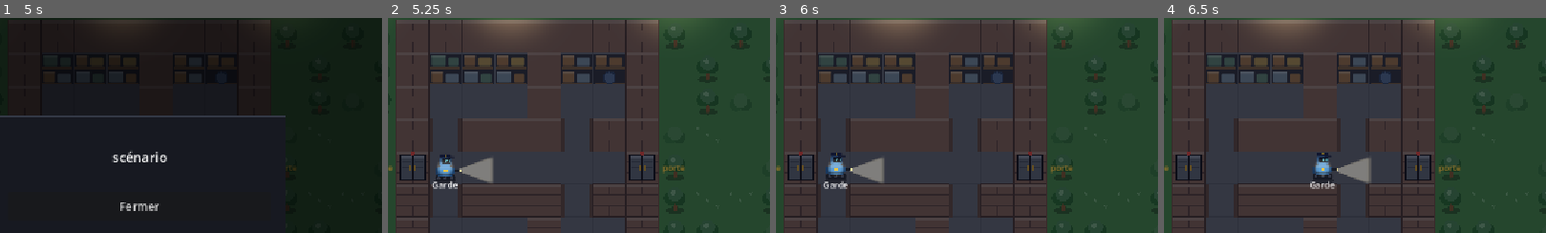
Above: before the commit, frames 1-4 (left to right).
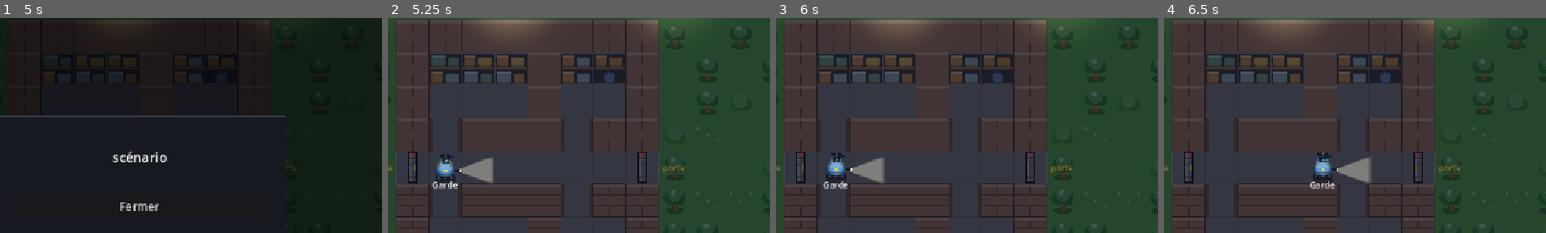
Above: after the commit, the same moments.

Repository: YohanPoirier/jeu_securite
Game: Godot game, scene res://main.tscn
Two runs of this game, one before a commit and one after it. Both use one fixed random seed, a clock stepped at 60 frames per second and the inputs below.
Inputs (mouse positions are % of the whole screen's width and height, from its top left):
- Up to frame 1 (5 s): click "Nouvelle attaque ▾" at 0.5 s; click "Nouvelle attaque ▾" at 1.25 s; click "▶ Lancer" at 2 s; click "■ Arrêter" at 2.75 s; click (46, 95) at 3.52 s; click "▤ Sorties" at 4.25 s
- Up to frame 2 (5.25 s): click "Fermer" at 5 s
- Up to frame 3 (6 s): click "▶ Lancer" at 5.75 s
- Up to frame 4 (6.5 s): no input
The pictures show only the part of the screen within x 32-82%, y 13-63%; the shares and areas given below are measured in that part.

Frame 1 is identical in both runs. In frame 2, 1.1% of the frame differs, in the area x 2-71%, y 62-78%; in frame 3, 1.1%; in frame 4, 1.1%.

Commit message:
Porte fine : plaque d'acier dans l'ouverture du mur
Co-Authored-By: Claude Sonnet 5.5 <noreply@anthropic.com>
Claude-Session: https://claude.ai/code/session_01Qn8oNbxsrQNPS2EWgssgFJ

Diff:
--- a/scripts/rail_view.gd
+++ b/scripts/rail_view.gd
@@ -460,27 +460,21 @@
 	draw_rect(rc, C_MORTAR.darkened(0.2), false, 1.0)
 
 
-## Porte de l'entrepôt : encadrement de briques, deux battants d'acier, petit voyant au-dessus.
+## Porte de l'entrepôt : une fine plaque d'acier dans l'ouverture du mur (seuil de sol de chaque côté).
 func _draw_gate(rc: Rect2, left_side: bool) -> void:
-	_draw_wall(rc)
-	var inner := rc.grow(-rc.size.x * 0.12)
-	draw_rect(inner, Color(0.16, 0.17, 0.20))
-	var half := inner.size.x / 2.0
-	for i in 2:
-		var leaf := Rect2(inner.position.x + half * i + 1.0, inner.position.y + 1.0, half - 2.0, inner.size.y - 2.0)
-		draw_rect(leaf, Color(0.40, 0.43, 0.48))
-		draw_rect(Rect2(leaf.position, Vector2(leaf.size.x, 3.0)), Color(0.55, 0.58, 0.63))
-		for j in 3:  # nervures horizontales
-			var y := leaf.position.y + leaf.size.y * (0.25 + 0.25 * j)
-			draw_line(Vector2(leaf.position.x + 2.0, y), Vector2(leaf.end.x - 2.0, y), Color(0.30, 0.32, 0.37), 2.0)
-	var mid_x := inner.get_center().x
-	draw_line(Vector2(mid_x, inner.position.y), Vector2(mid_x, inner.end.y), Color(0.10, 0.10, 0.12), 2.0)
-	# poignées de part et d'autre de la jointure
-	draw_rect(Rect2(mid_x - 5.0, inner.get_center().y - 4.0, 3.0, 8.0), C_DOOR)
-	draw_rect(Rect2(mid_x + 2.0, inner.get_center().y - 4.0, 3.0, 8.0), C_DOOR)
-	draw_rect(inner, Color(0.08, 0.08, 0.10), false, 1.5)
-	# voyant
-	draw_circle(Vector2(mid_x, rc.position.y + rc.size.y * 0.07), 3.0, Color(0.95, 0.30, 0.25))
+	draw_rect(rc, C_FLOOR)
+	draw_rect(rc, C_TILE, false, 1.0)
+	var w := rc.size.x * 0.24
+	var slab := Rect2(rc.get_center().x - w / 2.0, rc.position.y + 2.0, w, rc.size.y - 4.0)
+	draw_rect(slab, Color(0.40, 0.43, 0.48))
+	draw_rect(Rect2(slab.position, Vector2(slab.size.x * 0.35, slab.size.y)), Color(0.55, 0.58, 0.63))
+	for j in 4:  # nervures
+		var y := slab.position.y + slab.size.y * (0.18 + 0.21 * j)
+		draw_line(Vector2(slab.position.x, y), Vector2(slab.end.x, y), Color(0.28, 0.30, 0.35), 1.5)
+	draw_rect(slab, Color(0.08, 0.08, 0.10), false, 1.5)
+	var hx := slab.end.x - 4.0 if left_side else slab.position.x + 1.0
+	draw_rect(Rect2(hx, rc.get_center().y - 5.0, 3.0, 10.0), C_DOOR)
+	draw_circle(Vector2(rc.get_center().x, rc.position.y + 5.0), 3.0, Color(0.95, 0.30, 0.25))
 
 
 func _draw_doorway(rc: Rect2) -> void:
